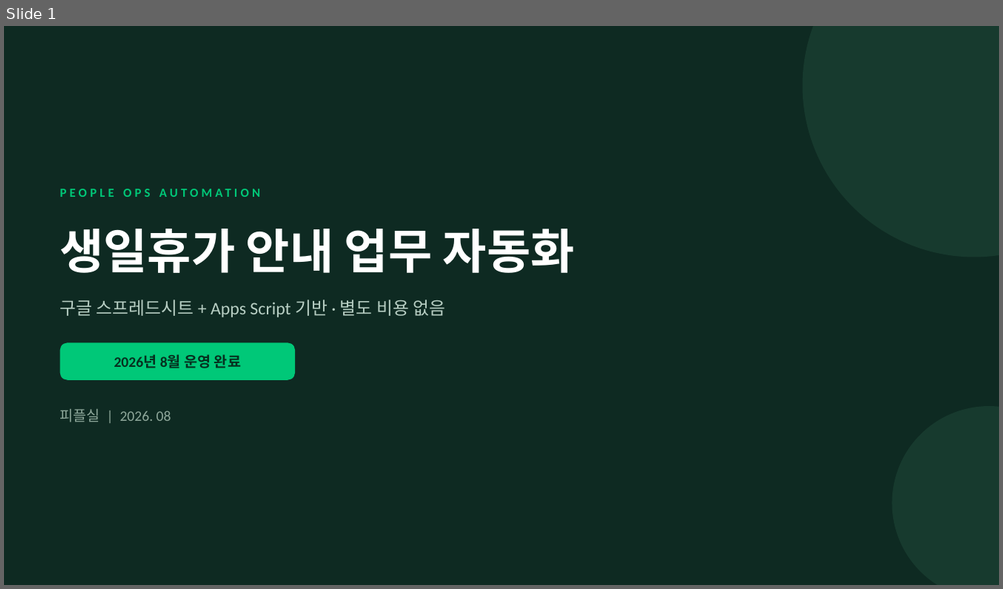
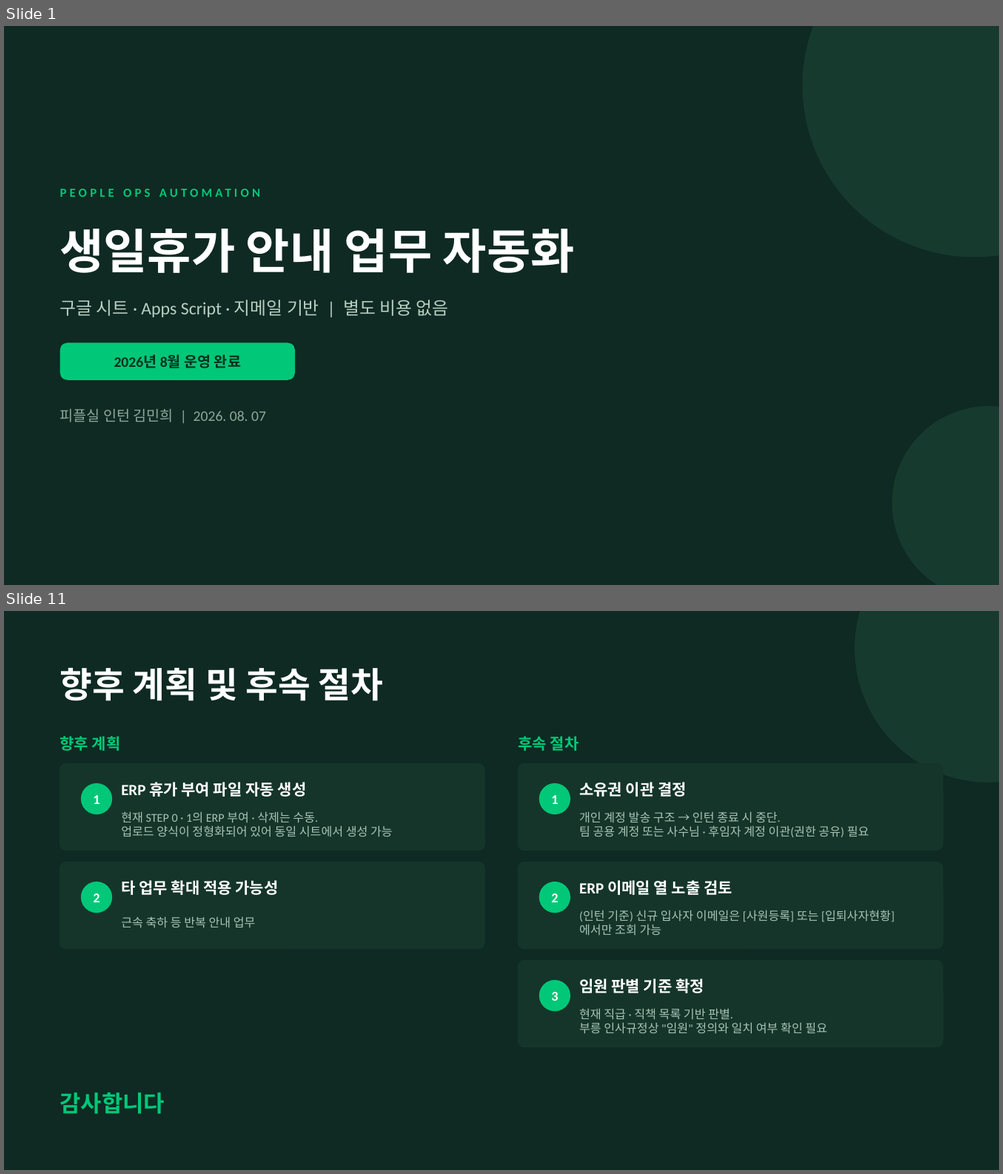
Before and after one commit to lightup971/-, a slide deck: bureung-automation/생일휴가_자동화_PT.pptx. Shown one above the other, each under a label of ours: slide 1 before the commit, slides 1 and 11 after it; the slides between them are not shown. The pictures are 1003x589 and 1003x1174 pixels, drawn with LibreOffice and Linux fonts; fonts in the diff are those of the drawing. Boxes give left, top, right and bottom in pixels: in the first picture for what was removed or moved away, otherwise in the second. Text is boxed around its words. In the diff, an @@ line names an element or a change of style, - is before the commit and + after.

```diff
--- a/bureung-automation/생일휴가_자동화_PT.pptx
+++ b/bureung-automation/생일휴가_자동화_PT.pptx
@@ slide 11 added at (4,611,999,1170), background #0E2A22 @@
@@ ellipse added at (854,611,999,783), fill #173A2E @@
@@ text added at (60,668,384,701), 34 pt, text #FFFFFF, bold @@
+향후 계획 및 후속 절차
@@ text added at (60,736,121,751), 15 pt, text #00C878, bold @@
+향후 계획
@@ text added at (518,736,579,751), 15 pt, text #00C878, bold @@
+후속 절차
@@ rounded rectangle added at (60,764,484,851), fill #15352A, outline #15352A 1 pt @@
@@ rounded rectangle added at (518,764,942,851), fill #15352A, outline #15352A 1 pt @@
@@ ellipse added at (81,783,112,815), fill #00C878 @@
@@ text added at (121,782,307,797), 15 pt, text #FFFFFF, bold @@
+ERP 휴가 부여 파일 자동 생성
@@ ellipse added at (539,783,570,815), fill #00C878 @@
@@ text added at (579,782,686,797), 15 pt, text #FFFFFF, bold @@
+소유권 이관 결정
@@ text added at (93,795,99,804), 13 pt, text #FFFFFF, bold @@
+1
@@ text added at (551,795,558,804), 13 pt, text #FFFFFF, bold @@
+1
@@ text added at (121,812,392,837), 11.5 pt, text #A9C3B6 @@
+현재 STEP 0 · 1의 ERP 부여 · 삭제는 수동.
+업로드 양식이 정형화되어 있어 동일 시트에서 생성 가능
@@ text added at (579,812,869,837), 11.5 pt, text #A9C3B6 @@
+개인 계정 발송 구조 → 인턴 종료 시 중단.
+팀 공용 계정 또는 사수님 · 후임자 계정 이관(권한 공유) 필요
@@ rounded rectangle added at (60,863,484,949), fill #15352A, outline #15352A 1 pt @@
@@ rounded rectangle added at (518,863,942,949), fill #15352A, outline #15352A 1 pt @@
@@ ellipse added at (81,882,112,913), fill #00C878 @@
@@ text added at (93,894,99,903), 13 pt, text #FFFFFF, bold @@
+2
@@ text added at (121,880,278,895), 15 pt, text #FFFFFF, bold @@
+타 업무 확대 적용 가능성
@@ ellipse added at (539,882,570,913), fill #00C878 @@
@@ text added at (551,894,558,903), 13 pt, text #FFFFFF, bold @@
+2
@@ text added at (579,880,732,895), 15 pt, text #FFFFFF, bold @@
+ERP 이메일 열 노출 검토
@@ text added at (121,917,256,928), 11.5 pt, text #A9C3B6 @@
+근속 축하 등 반복 안내 업무
@@ text added at (579,910,894,935), 11.5 pt, text #A9C3B6 @@
+(인턴 기준) 신규 입사자 이메일은 [사원등록] 또는 [입퇴사자현황]에서만 조회 가능
@@ rounded rectangle added at (518,961,942,1048), fill #15352A, outline #15352A 1 pt @@
@@ ellipse added at (539,980,570,1011), fill #00C878 @@
@@ text added at (579,979,704,994), 15 pt, text #FFFFFF, bold @@
+임원 판별 기준 확정
@@ text added at (551,992,558,1001), 13 pt, text #FFFFFF, bold @@
+3
@@ text added at (579,1008,827,1034), 11.5 pt, text #A9C3B6 @@
+현재 직급 · 직책 목록 기반 판별.
+부릉 인사규정상 "임원" 정의와 일치 여부 확인 필요
@@ text added at (60,1093,165,1114), 22 pt, text #00C878, bold @@
+감사합니다
@@ slide 1 changed as well @@
@@ text at (60,300,449,318): text changed @@
-구글 스프레드시트 + Apps Script 기반 · 별도 비용 없음
+구글 시트 · Apps Script · 지메일 기반 | 별도 비용 없음
@@ text at (60,409,266,423): text changed @@
-피플실 | 2026. 08
+피플실 인턴 김민희 | 2026. 08. 07
```
Also in this commit, not shown: 7 other slides changed, 2 other slides added, 2 slides removed, 1 other file.
